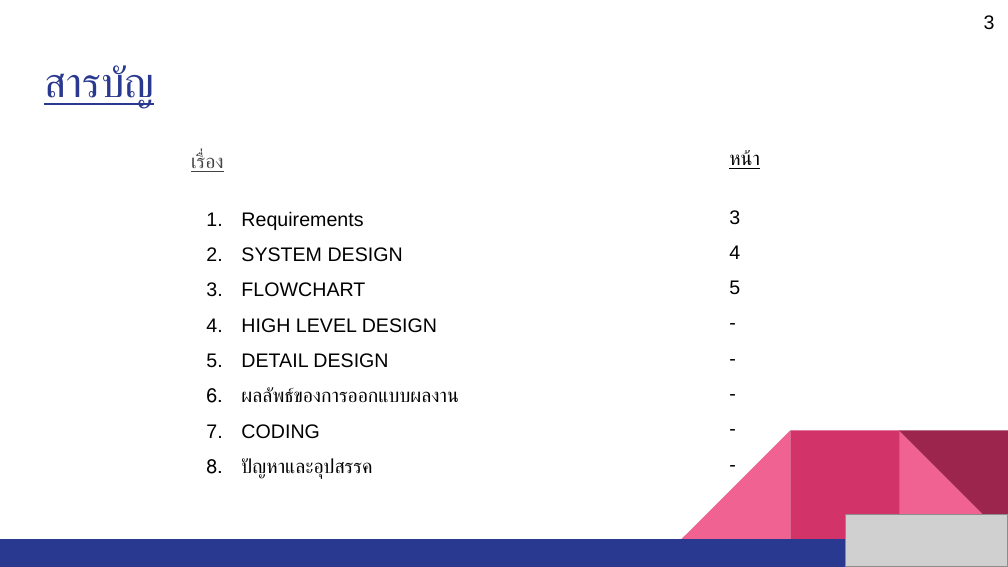
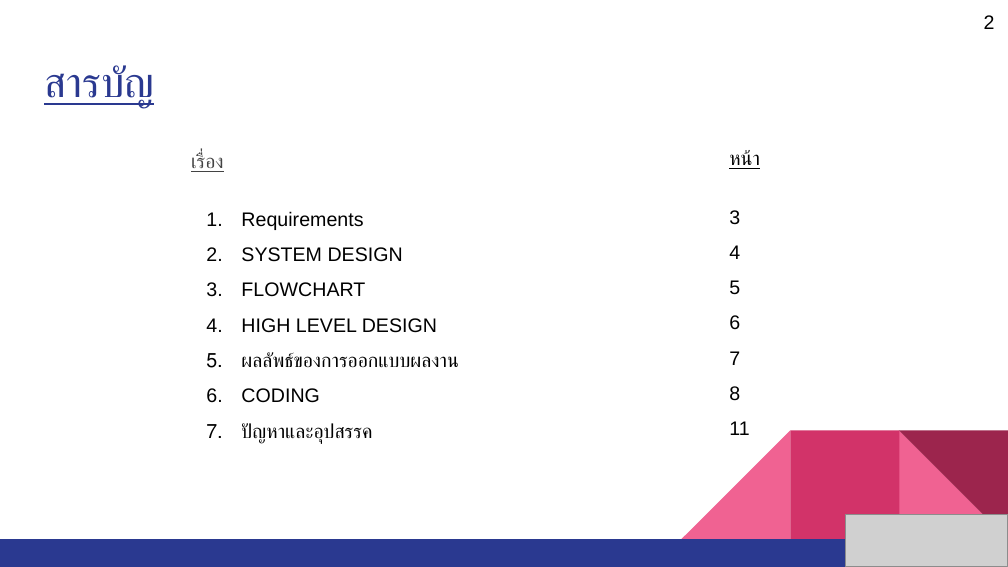
Before and after one commit to Plzzz256/waterfiller_automation, a slide deck: slide 2 of เครื่องกรอกน้ำอัตโนมัติ.pptx. Drawn at 1008x567 pixels with LibreOffice and Linux fonts; fonts in the diff are those of the drawing; grey boxes stand for pictures. Boxes give left, top, right and bottom in pixels: in the first picture for what was removed or moved away, otherwise in the second. Text is boxed around its words. In the diff, an @@ line names an element or a change of style, - is before the commit and + after.

Commit message:
ีupdate powerpoint

```diff
--- a/เครื่องกรอกน้ำอัตโนมัติ.pptx
+++ b/เครื่องกรอกน้ำอัตโนมัติ.pptx
@@ text at [984, 15, 995, 29]: text changed @@
-3
+2
@@ text at [729, 315, 749, 435]: text changed @@
--
--
--
--
--
+6
+7
+8
+11
@@ text at [241, 353, 388, 368]: paragraph removed @@
-5. DETAIL DESIGN
```
Also in this commit, not shown: 8 other slides changed, 1 slide added, 1 slide removed.
